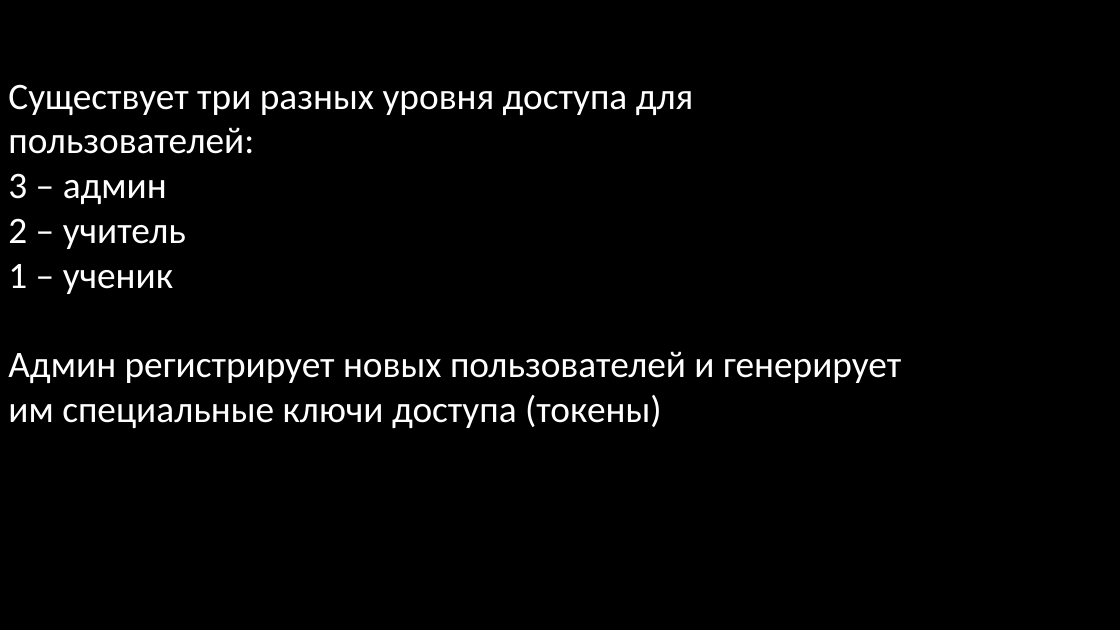
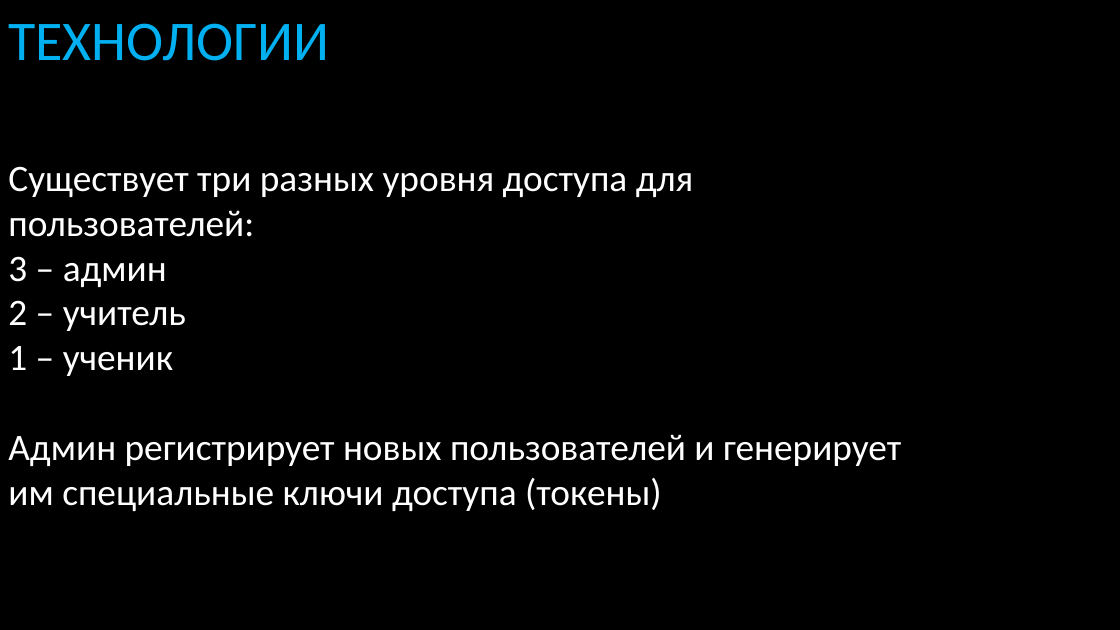
Before and after one commit to Anton-beep/flaskProjectTable, a slide deck: slide 3 of Time_Table.pptx. Drawn at 1120x630 pixels with LibreOffice and Linux fonts; fonts in the diff are those of the drawing; background and template pictures are left out. Boxes give left, top, right and bottom in pixels: in the first picture for what was removed or moved away, otherwise in the second. Text is boxed around its words. In the diff, an @@ line names an element or a change of style, - is before the commit and + after.

```diff
--- a/Time_Table.pptx
+++ b/Time_Table.pptx
@@ text added at bbox=[8, 23, 329, 61], 48 pt, text #00B0F0 @@
+ТЕХНОЛОГИИ
@@ title "Существует три разных уровня доступа ...": place and size @@
-title "Существует три разных уровня доступа ..." at bbox=[8, 84, 901, 428]
+title "Существует три разных уровня доступа ..." at bbox=[8, 166, 901, 511]
```
Also in this commit, not shown: 2 other slides changed, 2 slides added, 1 slide removed, 1 other file.
